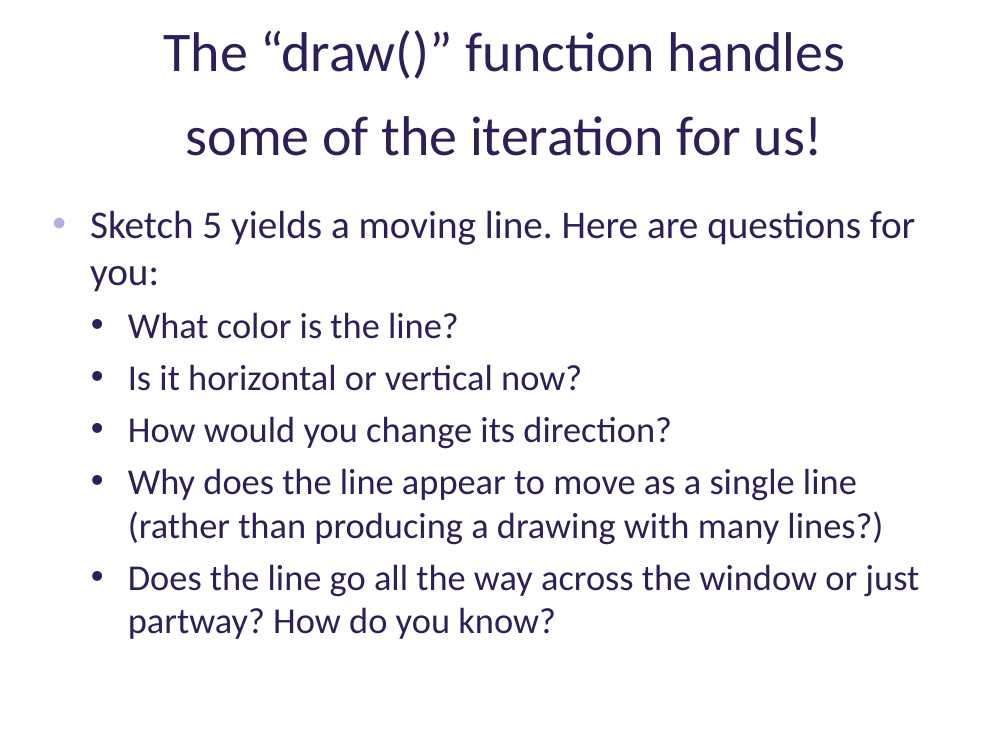
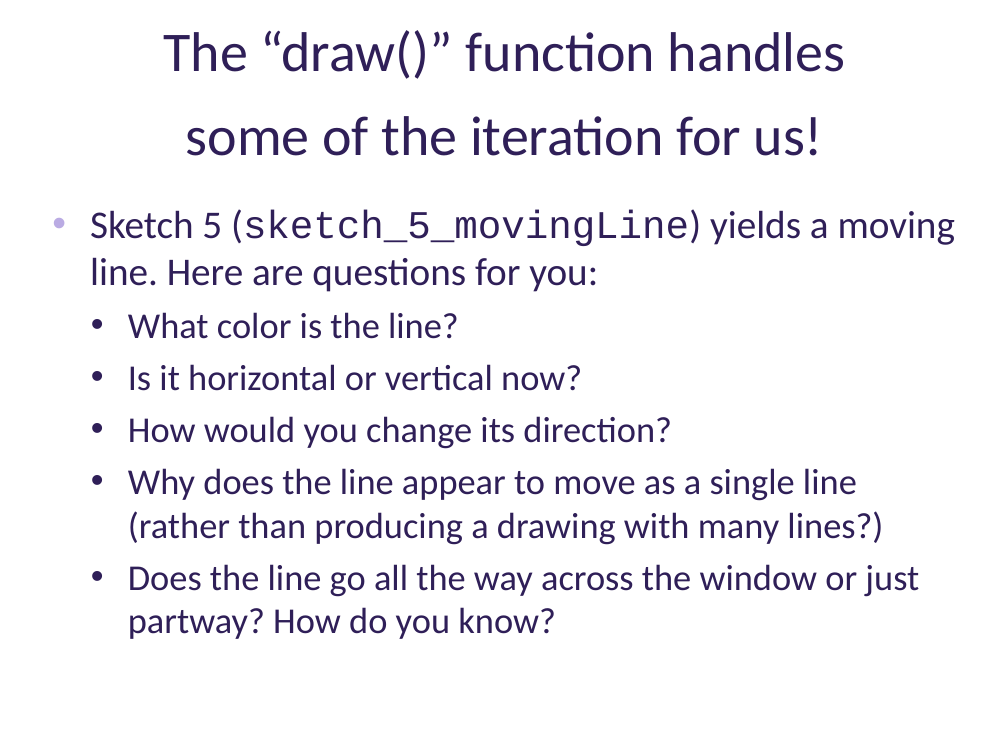
Before and after one commit to deenaengel/TF3_ProcessingSlides, a slide deck: slide 28 of Processing_Presentation_TF3_DE_notes.pptx. Drawn at 1008x756 pixels with LibreOffice and Linux fonts; fonts in the diff are those of the drawing; background and template pictures are left out. Boxes give left, top, right and bottom in pixels: in the first picture for what was removed or moved away, otherwise in the second. Text is boxed around its words. In the diff, an @@ line names an element or a change of style, - is before the commit and + after.

Commit message:
Final touches for now
Added the file names for the sketches; several spellings changed.

```diff
--- a/Processing_Presentation_TF3_DE_notes.pptx
+++ b/Processing_Presentation_TF3_DE_notes.pptx
@@ text at bbox=[90, 209, 955, 292]: text changed @@
-• Sketch 5 yields a moving line. Here are questions for you:
+• Sketch 5 (sketch_5_movingLine) yields a moving line. Here are questions for you:
```
Also in this commit, not shown: 10 other slides changed, 1 slide added.
